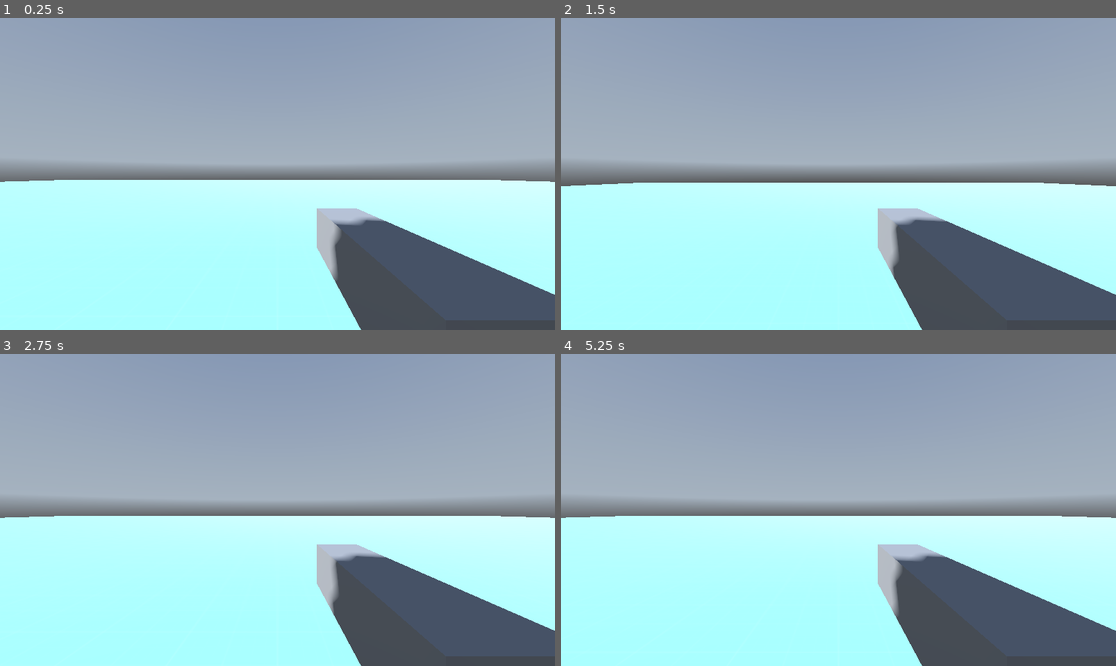
Above: before the commit, frames 1-4 (two rows, left to right).
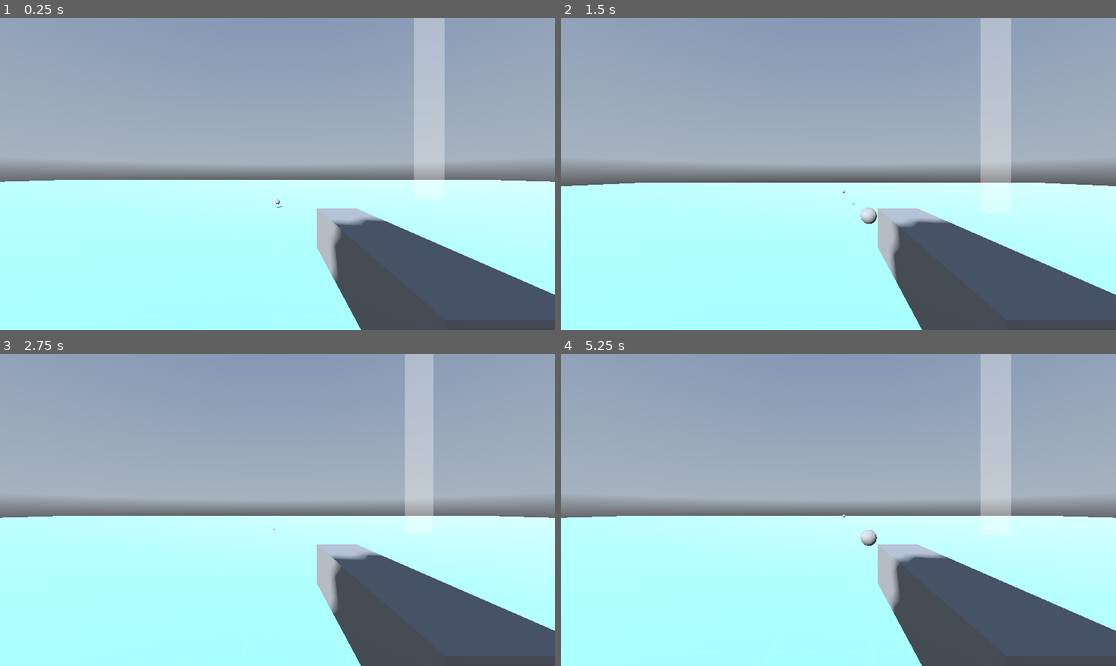
Above: after the commit, the same moments.

Repository: Shaayer/3d
Game: Godot game, scene res://main.tscn
The game is run twice, just before and just after one commit, with the same random seed, the same clock (stepped at 60 frames per second) and the same inputs. A sky picture missing from this copy of the repository is replaced by a grey-blue gradient.
Inputs (mouse positions are in pixels of both pictures, inside the frame that each line leads up to):
- Up to frame 1 (0.25 s): no input
- Up to frame 2 (1.5 s): tap Enter at 0.5 s; move the mouse to (960, 158) at 0.52 s; tap A (a) at 0.6 s; click (960, 158) at 0.8 s; tap Space (space) at 1.25 s; move the mouse to (727, 189) at 1.27 s; click (727, 189) at 1.35 s
- Up to frame 3 (2.75 s): tap D (d) at 1.55, 2.1 s; move the mouse to (333, 441) at 2.02 s; tap S (s) at 2.3 s
- Up to frame 4 (5.25 s): tap Enter at 2.75, 5 s; move the mouse to (810, 572) at 2.77 s; tap S (s) at 2.85 s; tap W (w) at 3.05, 3.6 s; tap Space (space) at 3.5 s; move the mouse to (1005, 556) at 3.52 s; tap A (a) at 3.8, 4.35 s; move the mouse to (672, 463) at 4.27 s; click (672, 463) at 4.55 s; move the mouse to (866, 510) at 5.02 s; click (866, 510) at 5.1 s

The runs differ from the first frame. In frame 1, 2.9% of the frame differs, in the area x 49-81%, y 0-61%; in frame 2, 3.3%, in the area x 1-99%, y 0-85%; in frame 3, 2.9%; in frame 4, 3.2%.
Error before the commit: Parse Error: Expected indented block after "if" block. (res://bullet.gd:12)

Commit message:
mostly bullet works

Diff:
--- a/bullet.gd
+++ b/bullet.gd
@@ -1,20 +1,43 @@
 extends Area3D
 
-var velocityZ=0;
+var velocityZ=-0.7;
+var finished=false
 # Called when the node enters the scene tree for the first time.
 func _ready() -> void:
 	pass # Replace with function body.
 
+@onready var ray: RayCast3D = $RayCast3D
 
 # Called every frame. 'delta' is the elapsed time since the previous frame.
 func _process(delta: float) -> void:
-
-	if Input.is_action_just_released("click"):
+	ray.position.z=-velocityZ*2/5
+	ray.target_position.z=velocityZ*1.5+ray.position.z
+	#return
 
 
 
-	velocityZ-=0.1
-	if velocityZ==0:
-		queue_free()
-	rotation_degrees.x-=0.1
+	if ray.is_colliding():
+		global_position=ray.get_collision_point()
+		_on_body_entered(null)
+		return
+
+	velocityZ+=delta
+	if velocityZ>=0:
+		finished=true
+	if finished==true:
+		velocityZ=0
+		position.y-=gravity*delta
+
+	rotation_degrees.x-=0.02
 	position+=transform.basis.z*velocityZ
+
+
+
+
+
+
+
+
+func _on_body_entered(body: Node3D) -> void:
+	velocityZ=0
+	set_process(false)
--- a/bullet.tscn
+++ b/bullet.tscn
@@ -18,3 +18,10 @@
 
 [node name="MeshInstance3D" type="MeshInstance3D" parent="."]
 mesh = SubResource("SphereMesh_j4xhf")
+
+[node name="RayCast3D" type="RayCast3D" parent="."]
+transform = Transform3D(1, 0, 0, 0, 1, 0, 0, 0, 1, 0, 0, 0.28)
+target_position = Vector3(0, 0, -0.77)
+hit_from_inside = true
+
+[connection signal="body_entered" from="." to="." method="_on_body_entered"]
--- a/character_body_3d.gd
+++ b/character_body_3d.gd
@@ -1,15 +1,19 @@
 extends CharacterBody3D
+
+@onready var gun_tip: Marker3D = $Person/Gun/GunTip
 
 @onready var gimbal: Node3D = $Gimbal
 const SPEED = 5.0
 const JUMP_VELOCITY = 4.5
 @onready var camera: Camera3D = $Gimbal/Camera3D
-@onready var mesh_instance_3d: MeshInstance3D = $MeshInstance3D
-
+#@onready var mesh_instance_3d: MeshInstance3D = $MeshInstance3D
+const BULLET = preload("res://bullet.tscn")
+@onready var gun: MeshInstance3D = $Person/Gun
+@onready var person: MeshInstance3D = $Person
 
 func _physics_process(delta: float) -> void:
-	$MeshInstance3D.rotation.y=gimbal.rotation.y
-	$MeshInstance3D/MeshInstance3D2.rotation.x=camera.rotation.x
+	person.rotation.y=gimbal.rotation.y
+	gun.rotation.x=camera.rotation.x
 	# Add the gravity.
 	if not is_on_floor():
 		velocity += get_gravity() * delta
@@ -21,7 +25,10 @@
 	# Get the input direction and handle the movement/deceleration.
 	# As good practice, you should replace UI actions with custom gameplay actions.
 	var input_dir := Input.get_vector("a", "d", "w", "s")
-	var direction := (camera.global_transform.basis.z * Vector3(input_dir.x, 0, input_dir.y)).normalized()
+	#var direction := (camera.global_transform.basis.z * Vector3(input_dir.x, 0, input_dir.y)).normalized()
+	var directionSide := gimbal.global_transform.basis.x*input_dir.x
+	var directionForward := gimbal.global_transform.basis.z * input_dir.y
+	var direction=directionSide+directionForward
 	if direction:
 		velocity.x = direction.x * SPEED
 		velocity.z = direction.z * SPEED
@@ -29,4 +36,12 @@
 		velocity.x = move_toward(velocity.x, 0, SPEED)
 		velocity.z = move_toward(velocity.z, 0, SPEED)
 
+	if Input.is_action_just_released("click"):
+		var bullet = BULLET.instantiate()
+
+		get_parent().add_child(bullet)
+		bullet.global_position=gun_tip.global_position
+		print(bullet.global_position)
+		bullet.global_rotation=gun.global_rotation
+
 	move_and_slide()
--- /dev/null
+++ b/collision_shape_3d.gd
@@ -0,0 +1,11 @@
+extends CollisionShape3D
+
+
+# Called when the node enters the scene tree for the first time.
+func _ready() -> void:
+	pass # Replace with function body.
+
+
+# Called every frame. 'delta' is the elapsed time since the previous frame.
+func _process(delta: float) -> void:
+	pass
--- a/gimbal.gd
+++ b/gimbal.gd
@@ -17,7 +17,7 @@
 
 func _unhandled_input(event: InputEvent) -> void:
 	if event is InputEventMouseMotion && mouseShow==-1:
-		print(event.relative)
+		#print(event.relative)
 		rotation.y+=-event.relative.x*0.001
 		$Camera3D.rotation.x+=-event.relative.y*0.001
 		if $Camera3D.rotation.x<-PI/2:
--- /dev/null
+++ b/main.gd
@@ -0,0 +1,11 @@
+extends Node3D
+
+
+# Called when the node enters the scene tree for the first time.
+func _ready() -> void:
+	pass # Replace with function body.
+
+
+# Called every frame. 'delta' is the elapsed time since the previous frame.
+func _process(delta: float) -> void:
+	pass
--- a/main.tscn
+++ b/main.tscn
@@ -1,10 +1,12 @@
-[gd_scene load_steps=15 format=3 uid="uid://bcv7ajbc72wl"]
+[gd_scene load_steps=20 format=3 uid="uid://bcv7ajbc72wl"]
 
 [ext_resource type="Texture2D" uid="uid://dj7lyu8l0hfxc" path="res://Sky.png" id="1_lci6w"]
 [ext_resource type="Script" path="res://character_body_3d.gd" id="1_ll04o"]
+[ext_resource type="Script" path="res://main.gd" id="1_m01sk"]
 [ext_resource type="Texture2D" uid="uid://lxngaykvwrrt" path="res://White.png" id="1_y6qpv"]
 [ext_resource type="Script" path="res://gimbal.gd" id="2_wsi7h"]
 [ext_resource type="PackedScene" uid="uid://4yc2dpur5bhe" path="res://bullet.tscn" id="5_hclcv"]
+[ext_resource type="Script" path="res://collision_shape_3d.gd" id="7_chabw"]
 
 [sub_resource type="PanoramaSkyMaterial" id="PanoramaSkyMaterial_s0ulv"]
 panorama = ExtResource("1_lci6w")
@@ -36,7 +38,19 @@
 [sub_resource type="BoxMesh" id="BoxMesh_bma5t"]
 size = Vector3(0.25, 0.25, 1)
 
+[sub_resource type="BoxShape3D" id="BoxShape3D_8m2jr"]
+size = Vector3(1, 100, 1)
+
+[sub_resource type="StandardMaterial3D" id="StandardMaterial3D_ju1en"]
+transparency = 1
+albedo_color = Color(1, 1, 1, 0.321569)
+
+[sub_resource type="BoxMesh" id="BoxMesh_ava12"]
+material = SubResource("StandardMaterial3D_ju1en")
+size = Vector3(1, 100, 1)
+
 [node name="Main" type="Node3D"]
+script = ExtResource("1_m01sk")
 
 [node name="WorldEnvironment" type="WorldEnvironment" parent="."]
 environment = SubResource("Environment_elcsq")
@@ -58,6 +72,8 @@
 
 [node name="CharacterBody3D" type="CharacterBody3D" parent="."]
 transform = Transform3D(1, 0, 0, 0, 1, 0, 0, 0, 1, 0, 1.03258, 0)
+collision_layer = 2
+collision_mask = 3
 script = ExtResource("1_ll04o")
 
 [node name="Gimbal" type="Node3D" parent="CharacterBody3D"]
@@ -72,16 +88,32 @@
 shape = SubResource("CapsuleShape3D_0l75c")
 metadata/_edit_lock_ = true
 
-[node name="MeshInstance3D" type="MeshInstance3D" parent="CharacterBody3D"]
+[node name="Person" type="MeshInstance3D" parent="CharacterBody3D"]
 mesh = SubResource("CapsuleMesh_y38vn")
 metadata/_edit_lock_ = true
 
-[node name="MeshInstance3D2" type="MeshInstance3D" parent="CharacterBody3D/MeshInstance3D"]
+[node name="Gun" type="MeshInstance3D" parent="CharacterBody3D/Person"]
 transform = Transform3D(1, 0, 0, 0, 1, 0, 0, 0, 1, 0.37612, 0.0567676, -0.802898)
 mesh = SubResource("BoxMesh_bma5t")
 skeleton = NodePath("../..")
+
+[node name="GunTip" type="Marker3D" parent="CharacterBody3D/Person/Gun"]
+transform = Transform3D(1, 0, 0, 0, 1, 0, 0, 0, 1, 0, 0, 0.9)
 
 [node name="Camera3D" type="Camera3D" parent="."]
 transform = Transform3D(1, 0, 0, 0, -4.37114e-08, 1, 0, -1, -4.37114e-08, 0, 10, 0)
 
 [node name="Bullet" parent="." instance=ExtResource("5_hclcv")]
+
+[node name="StaticBody" type="StaticBody3D" parent="."]
+transform = Transform3D(1, 0, 0, 0, 1, 0, 0, 0, 1, 8.6941, -1.73549, -11.7062)
+collision_layer = 3
+collision_mask = 3
+
+[node name="CollisionShape3D" type="CollisionShape3D" parent="StaticBody"]
+shape = SubResource("BoxShape3D_8m2jr")
+script = ExtResource("7_chabw")
+metadata/_edit_lock_ = true
+
+[node name="MeshInstance3D" type="MeshInstance3D" parent="StaticBody"]
+mesh = SubResource("BoxMesh_ava12")
